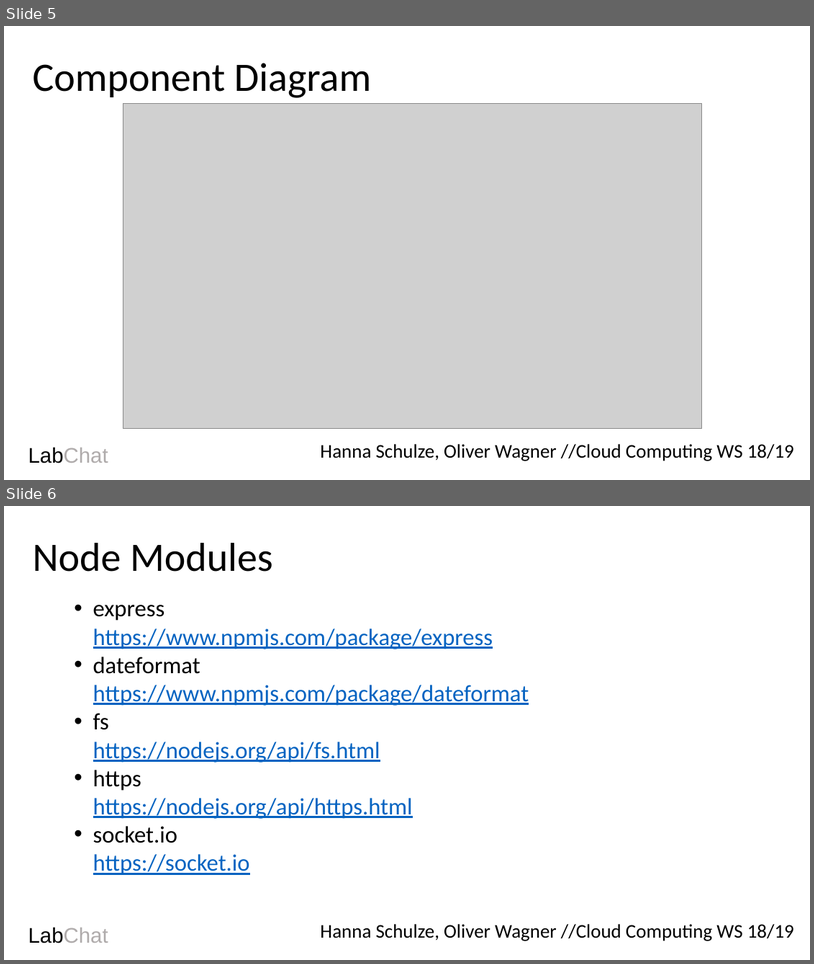
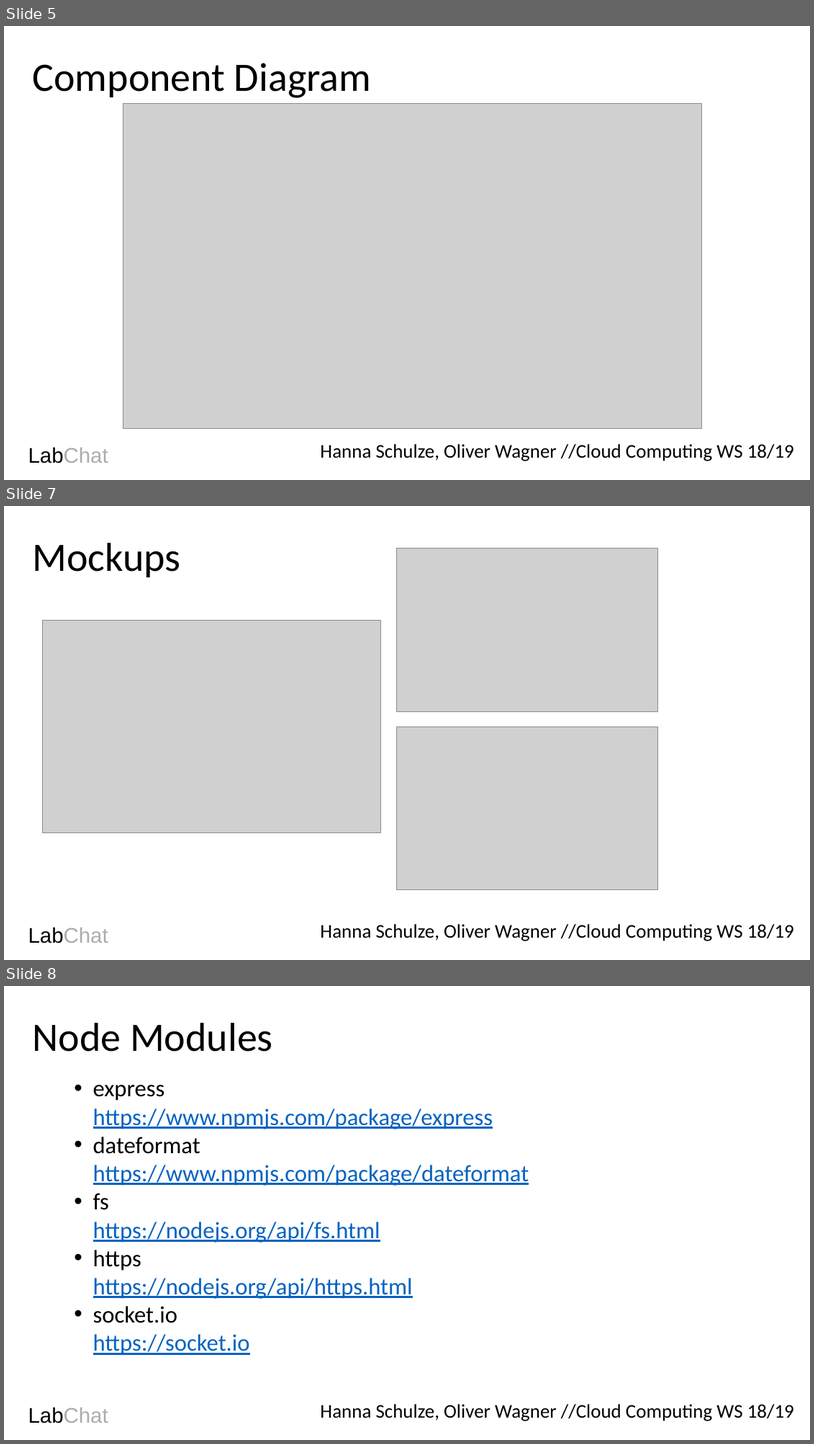
Before and after one commit to oliverwagner1989/CloudComputing_WS1718, a slide deck: Presentation LabChat.pptx. Shown one above the other, each under a label of ours: slides 5 and 6 before the commit, slides 5, 7 and 8 after it; the slides between them are not shown. The pictures are 814x964 and 814x1444 pixels, drawn with LibreOffice and Linux fonts; fonts in the diff are those of the drawing; grey boxes stand for pictures. Boxes give left, top, right and bottom in pixels: in the first picture for what was removed or moved away, otherwise in the second. Text is boxed around its words. In the diff, an @@ line names an element or a change of style, - is before the commit and + after.

Commit message:
Mockups, presentation updated

```diff
--- a/Presentation LabChat.pptx
+++ b/Presentation LabChat.pptx
@@ slide 7 added at (4,506,810,960), background #FFFFFF @@
@@ text added at (33,543,181,577), 48 pt, text #000000 @@
+Mockups
@@ picture added at (397,548,658,712) @@
@@ picture added at (43,620,381,832) @@
@@ picture added at (397,726,658,890) @@
@@ title added at (28,926,108,943), 25.2 pt, text #AFABAB @@
+LabChat
@@ subtitle added at (320,924,795,941), 23.1 pt, text #000000 @@
+Hanna Schulze, Oliver Wagner //Cloud Computing WS 18/19
@@ what was slide 6 is now slide 8 @@
```
Also in this commit, not shown: 1 slide changed, 1 other slide added, 5 other files.
